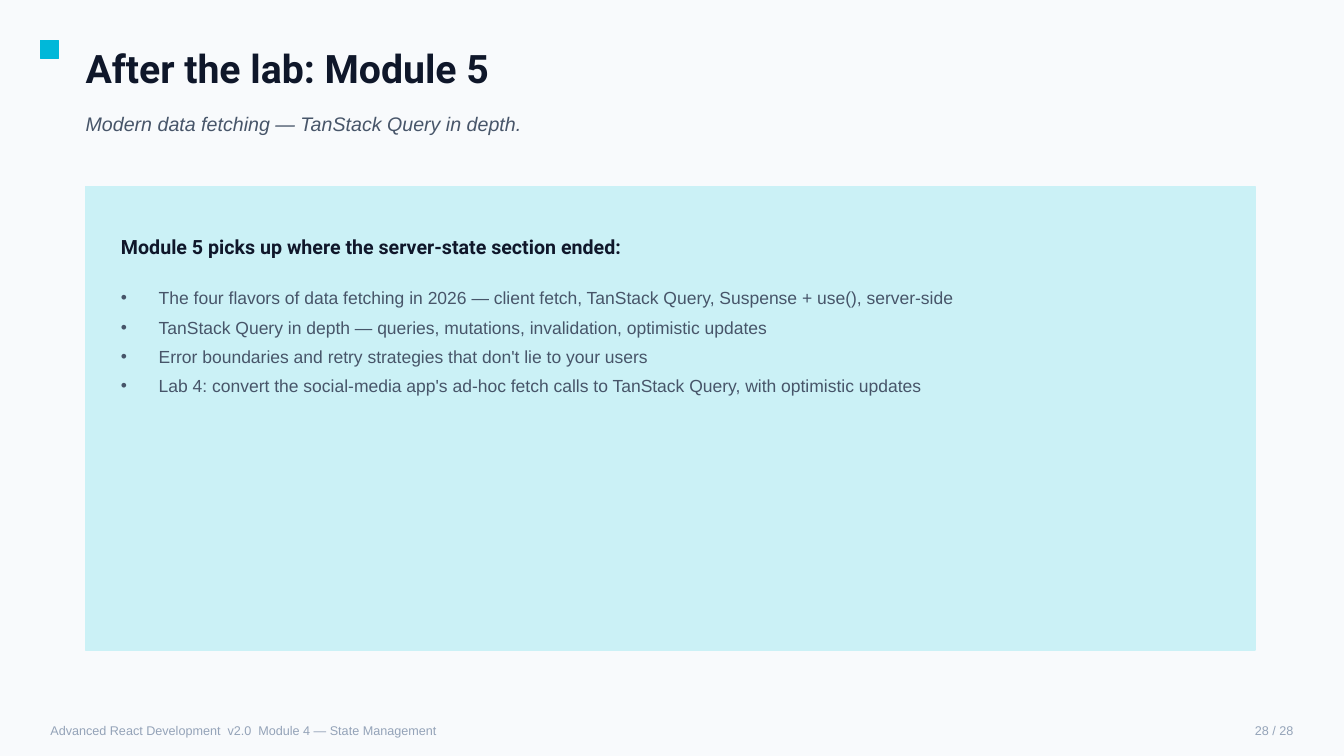
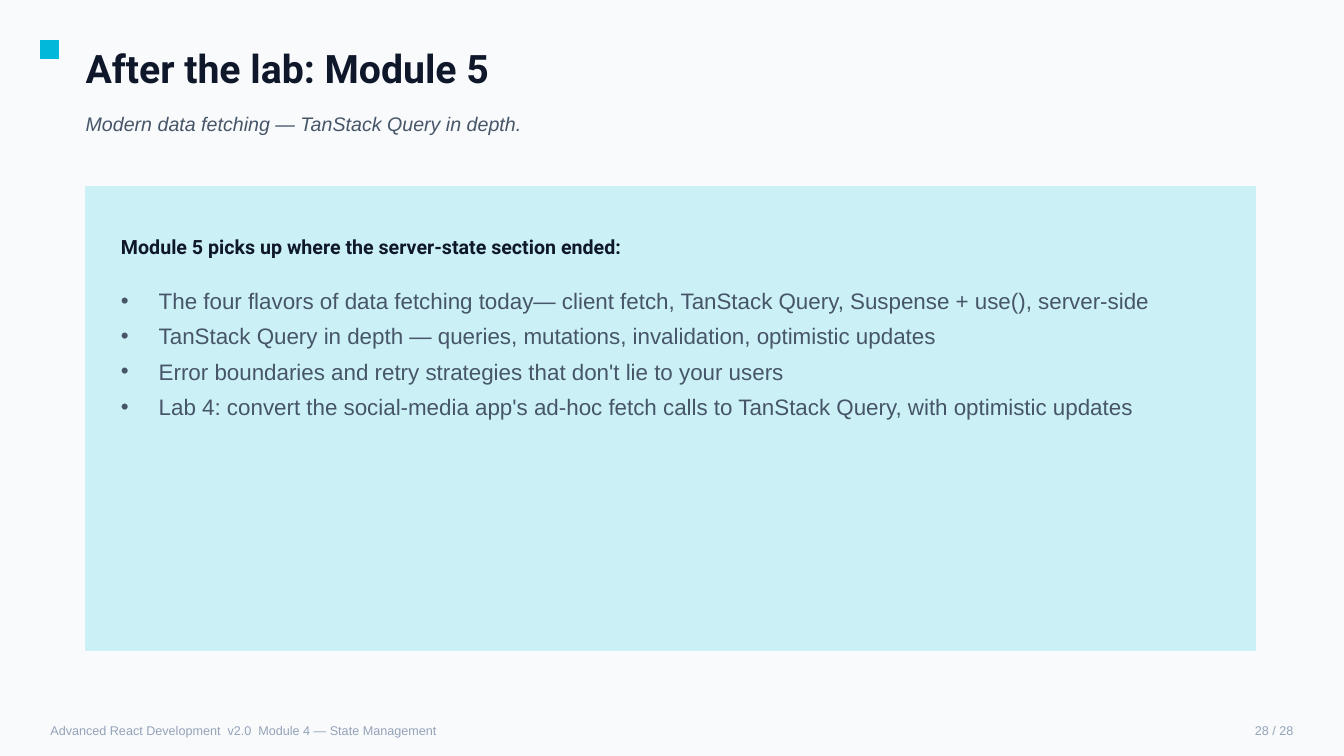
Before and after one commit to chrisminnick/advanced-react-19, a slide deck: slide 119 of instructor/advanced_react_v2.pptx. Drawn at 1344x756 pixels with LibreOffice and Linux fonts; fonts in the diff are those of the drawing. Boxes give left, top, right and bottom in pixels: in the first picture for what was removed or moved away, otherwise in the second. Text is boxed around its words. In the diff, an @@ line names an element or a change of style, - is before the commit and + after.

```diff
--- a/instructor/advanced_react_v2.pptx
+++ b/instructor/advanced_react_v2.pptx
@@ text at bbox=[159, 293, 1148, 314]: text changed; size 12.5 to 16 pt @@
-• The four flavors of data fetching in 2026 — client fetch, TanStack Query, Suspense + use(), server-side
+• The four flavors of data fetching today— client fetch, TanStack Query, Suspense + use(), server-side
@@ text at bbox=[159, 328, 1132, 420]: size 12.5 to 16 pt in "TanStack Query in depth — queries, mutations, ...", "Error boundaries and retry strategies that don't ...", "Lab 4: convert the social-media app's ad-hoc ..." @@
```
Also in this commit, not shown: 72 other slides changed, 6 other files.
